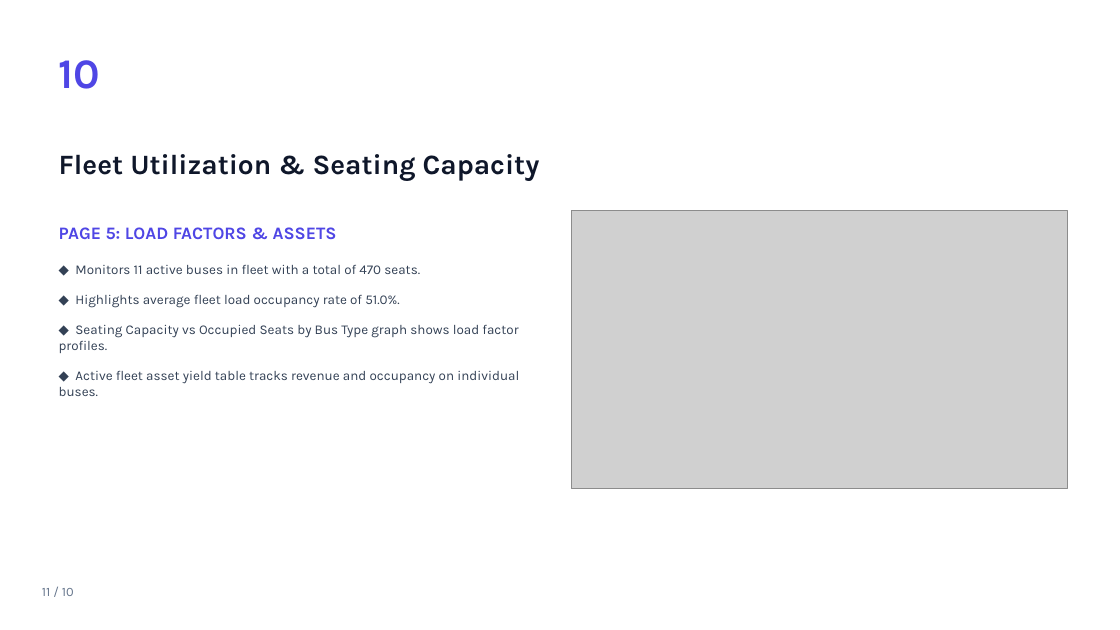
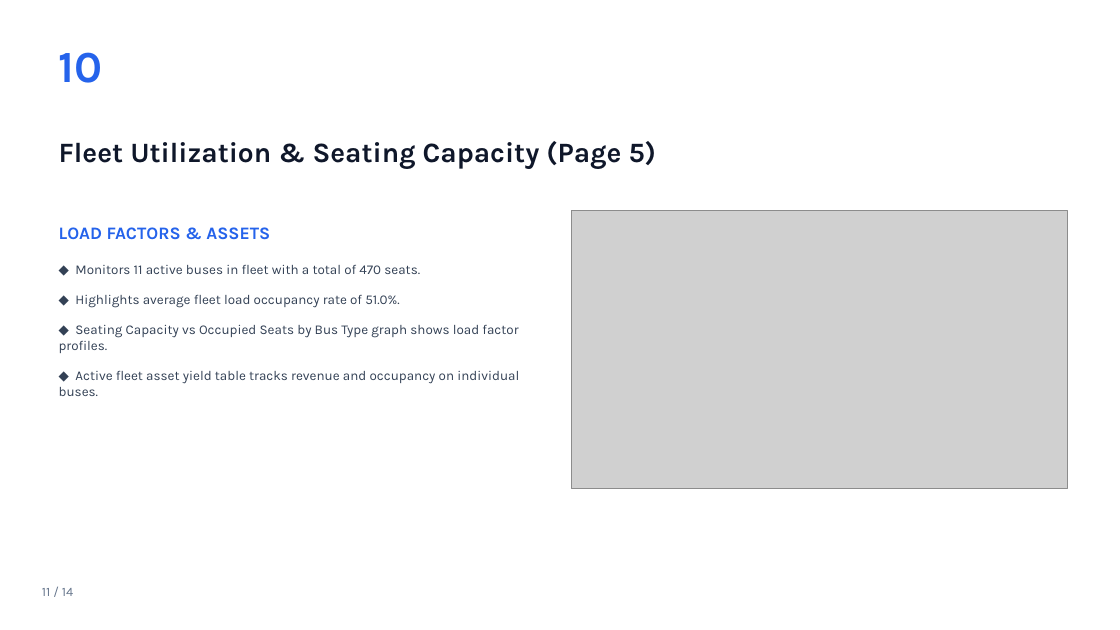
Before and after one commit to SHETYGURU/Revature-Bus-Booking-Analytical-System-, a slide deck: slide 11 of Bus Booking Analytics System (PowerBI)/documents/Bus_Booking_Analytics_PowerBI_light.pptx. Drawn at 1120x630 pixels with LibreOffice and Linux fonts; fonts in the diff are those of the drawing; grey boxes stand for pictures. Boxes give left, top, right and bottom in pixels: in the first picture for what was removed or moved away, otherwise in the second. Text is boxed around its words. In the diff, an @@ line names an element or a change of style, - is before the commit and + after.

```diff
--- a/Bus Booking Analytics System (PowerBI)/documents/Bus_Booking_Analytics_PowerBI_light.pptx
+++ b/Bus Booking Analytics System (PowerBI)/documents/Bus_Booking_Analytics_PowerBI_light.pptx
@@ text "10": place and size @@
-text "10" at box(59, 60, 101, 89)
+text "10" at box(59, 52, 103, 83)
@@ text "10" at box(59, 52, 103, 83): size 36 to 38 pt, text colour #4F46E5 to #2563EB @@
@@ text at box(59, 141, 656, 168): text changed @@
-Fleet Utilization & Seating Capacity
+Fleet Utilization & Seating Capacity (Page 5)
@@ text at box(59, 227, 270, 240): text changed; text colour #4F46E5 to #2563EB @@
-PAGE 5: LOAD FACTORS & ASSETS
+LOAD FACTORS & ASSETS
@@ text at box(42, 588, 73, 596): text changed @@
-11 / 10
+11 / 14
```
Also in this commit, not shown: 10 other slides changed, 4 slides added, 2 slides removed.
